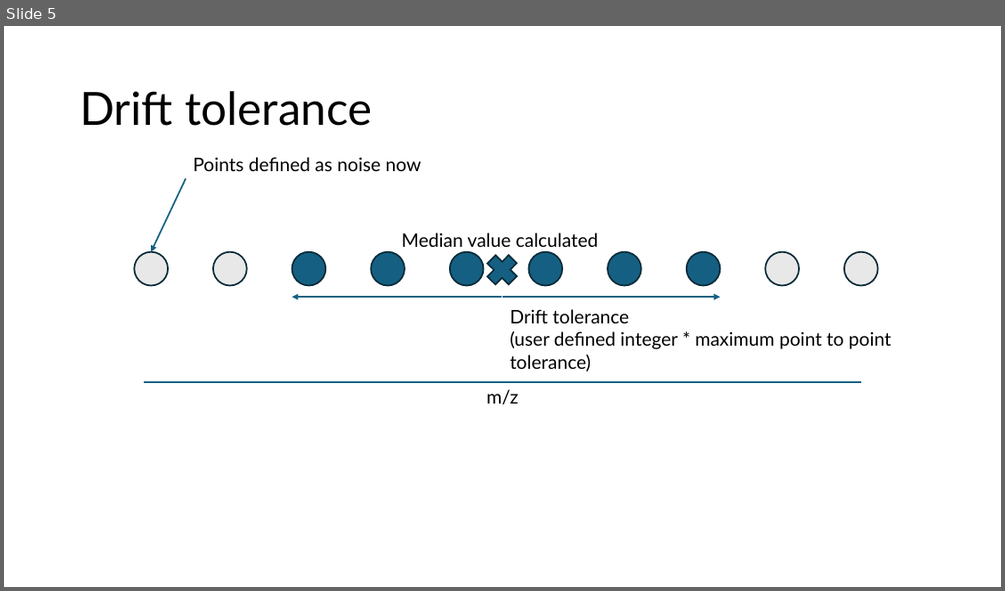
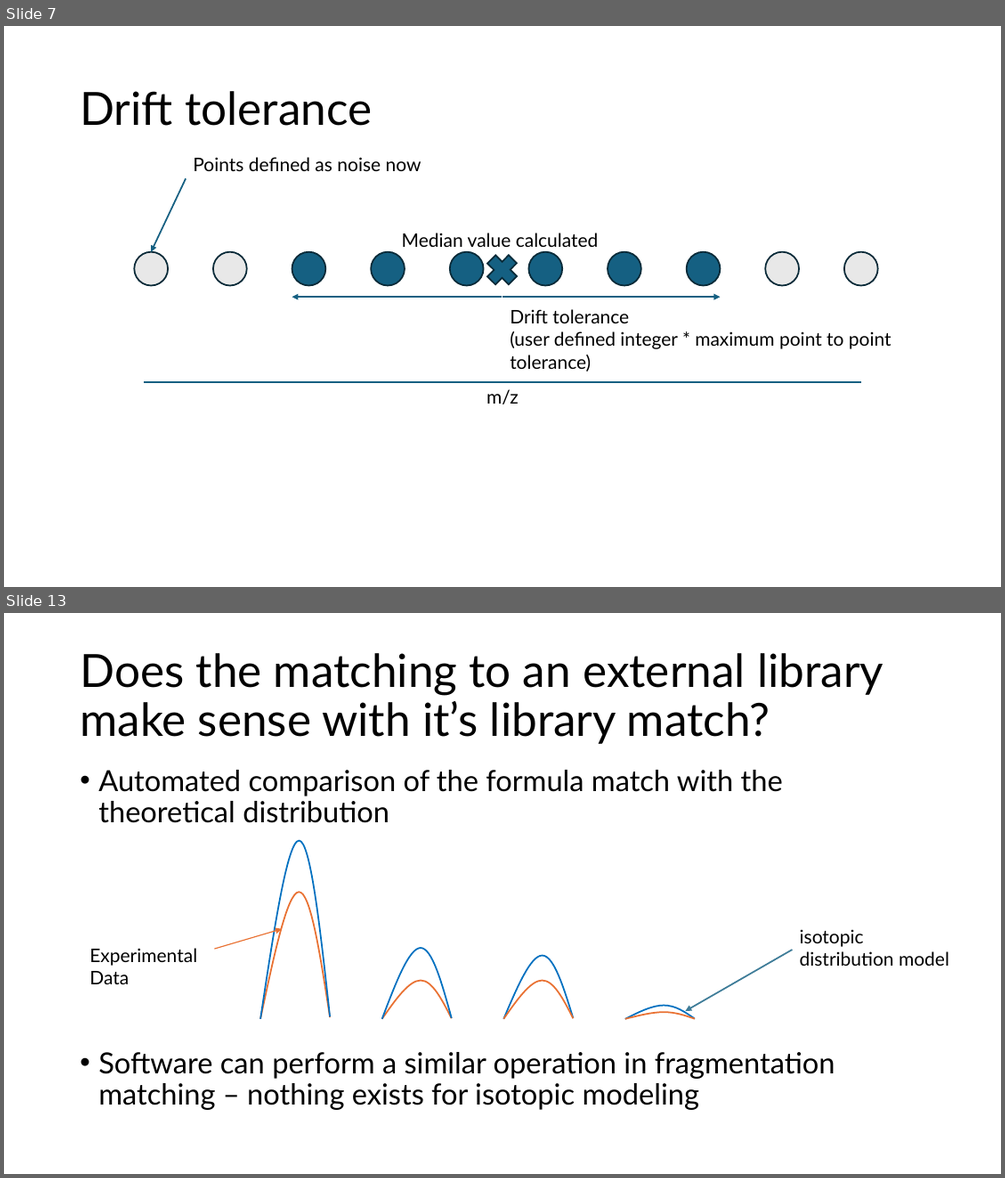
Before and after one commit to greg1d/PFAS-IMplementor-for-Mass-Spectrometry--PIMMS-, a slide deck: presentations/Presentation for 1.17.25.pptx. Shown one above the other, each under a label of ours: slide 5 before the commit, slides 7 and 13 after it; the slides between them are not shown. The pictures are 1005x591 and 1005x1178 pixels, drawn with LibreOffice and Linux fonts; fonts in the diff are those of the drawing. Boxes give left, top, right and bottom in pixels: in the first picture for what was removed or moved away, otherwise in the second. Text is boxed around its words. In the diff, an @@ line names an element or a change of style, - is before the commit and + after.

```diff
--- a/presentations/Presentation for 1.17.25.pptx
+++ b/presentations/Presentation for 1.17.25.pptx
@@ slide 13 added at [4, 613, 1001, 1174], background #FFFFFF @@
@@ title added at [80, 653, 883, 744], 44 pt, text #000000 @@
+Does the matching to an external library make sense with it’s library match?
@@ text added at [98, 770, 835, 1110], 28 pt, text #000000 @@
+• Automated comparison of the formula match with the theoretical distribution
+• Software can perform a similar operation in fragmentation matching – nothing exists for isotopic modeling
@@ freeform shape added at [260, 840, 330, 1018], outline #0070C0 1.5 pt @@
@@ freeform shape added at [260, 892, 330, 1019], outline #E97132 1.5 pt @@
@@ arrow added from (214, 949) to (282, 929), #E97132 1 pt @@
@@ text added at [800, 929, 949, 965], 18 pt, text #000000 @@
+isotopic distribution model
@@ text added at [89, 948, 197, 984], 18 pt, text #000000 @@
+Experimental Data
@@ freeform shape added at [382, 948, 452, 1019], outline #0070C0 1.5 pt @@
@@ freeform shape added at [503, 956, 573, 1019], outline #0070C0 1.5 pt @@
@@ arrow added from (793, 949) to (685, 1011), #3E7C98 1.5 pt @@
@@ freeform shape added at [382, 981, 452, 1019], outline #E97132 1.5 pt @@
@@ freeform shape added at [503, 981, 573, 1019], outline #E97132 1.5 pt @@
@@ freeform shape added at [625, 1005, 695, 1018], outline #0070C0 1.5 pt @@
@@ freeform shape added at [625, 1013, 695, 1019], outline #E97132 1.5 pt @@
@@ what was slide 5 is now slide 7 @@
```
Also in this commit, not shown: 3 slides changed, 12 other slides added, 1 slide removed, 51 other files.
